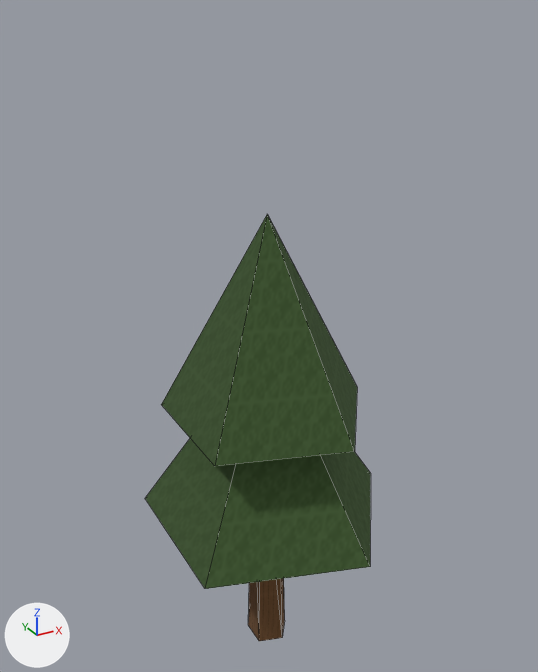
An edit to the glTF model app/src/main/assets/3d/field/tree-lod1.glb, drawn before and after from the same camera.
Camera for both pictures: a 50 mm camera at (-0.375, -0.685, 0.78) aimed at (0.015, 0.024, 0.426). Arrows for +X, +Y and +Z are at lower left; the lights stay in place. The first picture is the older version. Mesh edges are drawn as thin lines. Vertices at exactly the same position are counted once.
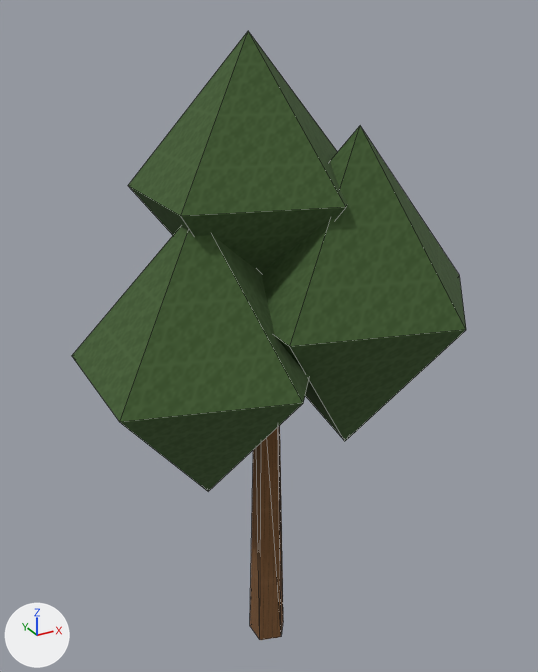
Where the change shows, as pixel boxes [x1, y1, x2, y2] in the pictures (538 x 672 px; the box of a moved part takes in the faces that stretch with it):
```json
{"object": "Mesh_0", "change": "reshaped", "before": [145, 214, 371, 641], "after": [72, 31, 466, 640], "on screen": "74% wider, 43% taller"}
{"part": 1, "of": "me_mesh_0", "change": "moved or reshaped", "before": [248, 578, 285, 641], "after": [250, 425, 283, 640]}
{"part": 2, "of": "me_mesh_0", "change": "rebuilt", "before": [161, 214, 357, 466], "after": [72, 226, 310, 491], "on screen": "21% wider"}
{"part": 3, "of": "me_mesh_0", "change": "built on", "before": [145, 439, 371, 589], "after": [128, 31, 466, 441]}
```

The change, as JSON lines over the scene's bpy script:
```json
{"block": "me_mesh_0", "where": "# used by ob_mesh_0; location = (0.0, 0.0, 0.0)"}
{"op": "remove", "block": "me_mesh_0", "code": "me_mesh_0.from_pydata(...)  # 27 vertices, 25 faces; spans x -0.129..0.16, y -0.152..0.152, z 0.0..0.58"}
{"op": "add", "block": "me_mesh_0", "code": "me_mesh_0.from_pydata(...)  # 38 vertices, 53 faces; spans x -0.206..0.25, y -0.168..0.164, z 0.0..0.76"}
{"block": "me_mesh_0", "change": "me_mesh_0 part 1: the loose piece of 13 vertices spanning x -0.022..0.027, y -0.026..0.026, z 0.0..0.32 is scaled about the mesh origin by (0.905, 0.905, 1.25)"}
{"block": "me_mesh_0", "change": "me_mesh_0 part 2: the loose piece of 7 vertices spanning x -0.105..0.13, y -0.124..0.124, z 0.34..0.58 is rebuilt with 7 vertices and now spans x -0.206..0.065, y -0.143..0.123, z 0.26..0.6"}
{"block": "me_mesh_0", "change": "me_mesh_0 part 3"}
{"block": "me_mesh_0", "change": "7 vertices are removed from x -0.129..0.16, y -0.152..0.152, z 0.2..0.44"}
{"block": "me_mesh_0", "change": "5 faces are deleted"}
{"block": "me_mesh_0", "change": "18 vertices are added at x -0.113..0.25, y -0.168..0.164, z 0.29..0.76"}
{"block": "me_mesh_0", "change": "28 new faces join them"}
```
